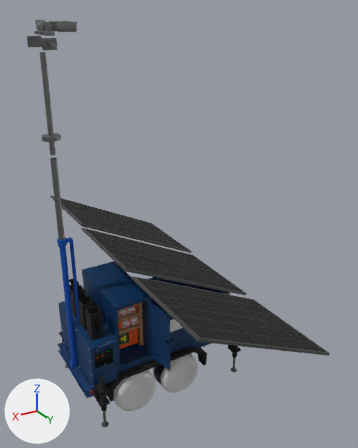
Renders of the glTF model exportar/reboque_xpto.glb from each side of a commit.
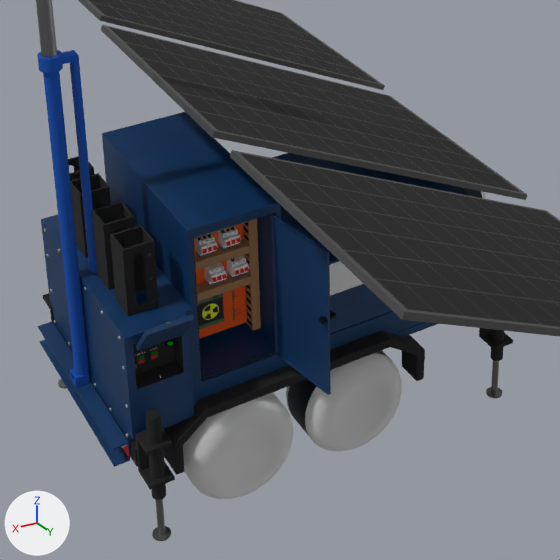
There are two pictures of each version: one whole from a 50 mm camera at (1.83, 6.22, 5.72) aimed at (-1.81, 0.15, 2.68), one close up on the part from 12% to 72% of the width and 49% to 97% of the height. Lighting does not change. The marker at lower left points along +X, +Y and +Z. The last two pictures show the newer version. Where no turn or scale is listed for an object, it has been applied to the vertices.
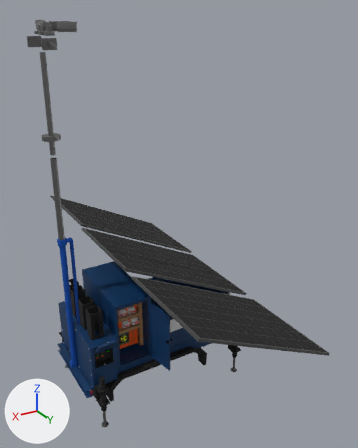
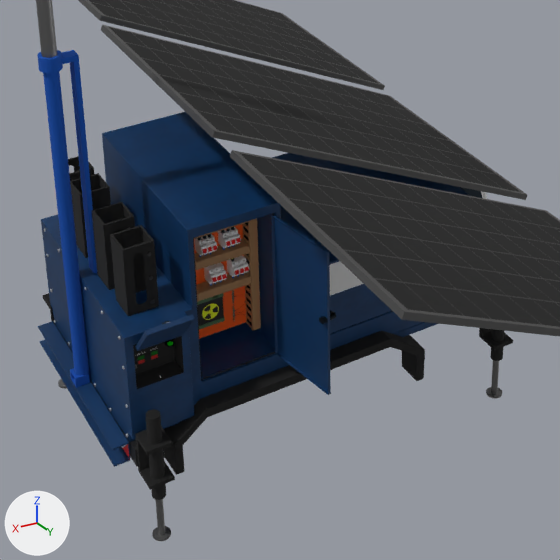
Edits to the bpy script that builds the scene:
```text
Remove ob_cylinder028_1:
    ob_cylinder028_1 = bpy.data.objects.new('Cylinder028_1', me_mesh_91)
    ob_cylinder028_1.location = (-1.473, 0.602, 0.345)
Remove ob_cylinder028_2:
    ob_cylinder028_2 = bpy.data.objects.new('Cylinder028_2', me_mesh_92)
    ob_cylinder028_2.location = (-1.473, 0.602, 0.345)
Remove ob_cylinder010:
    ob_cylinder010 = bpy.data.objects.new('Cylinder010', me_mesh_96)
    ob_cylinder010.location = (-1.253, 0.602, 1.598)
```

Boxes (x1, y1, x2, y2) around the edits, measured in the close-ups (560 x 560 px):
'Cylinder010', deleted: before (183, 392, 293, 499)
'Cylinder028_1', deleted: before (286, 353, 402, 452)
'Cylinder028_2', deleted (mostly hidden): before (288, 350, 390, 436)
